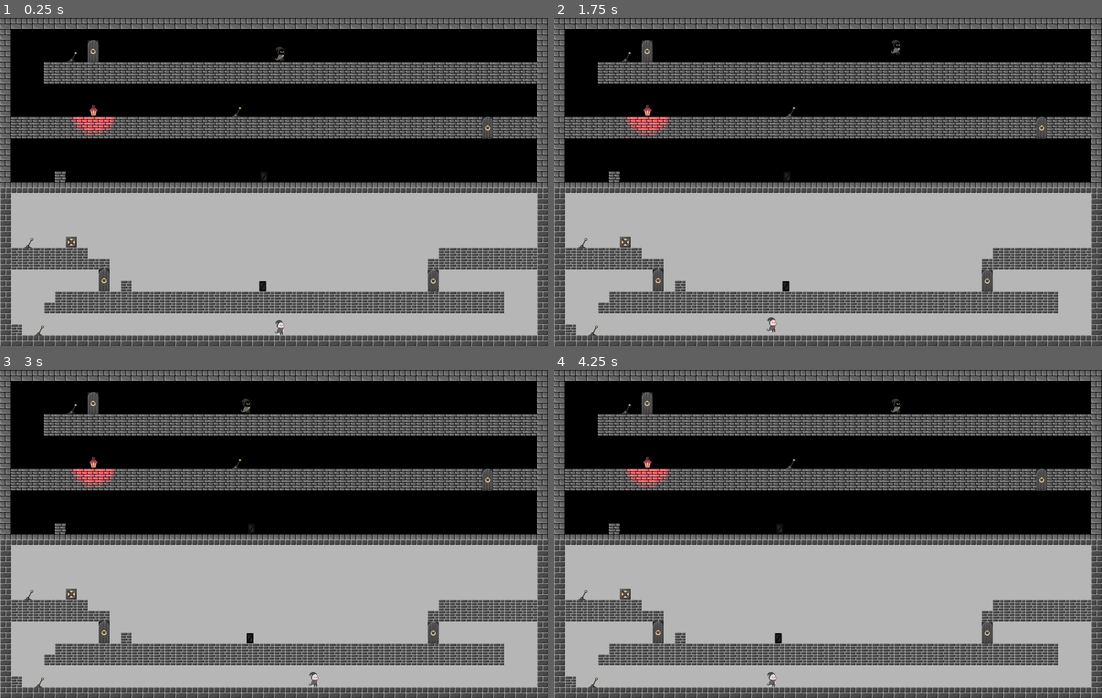
Above: before the commit, frames 1-4 (two rows, left to right).
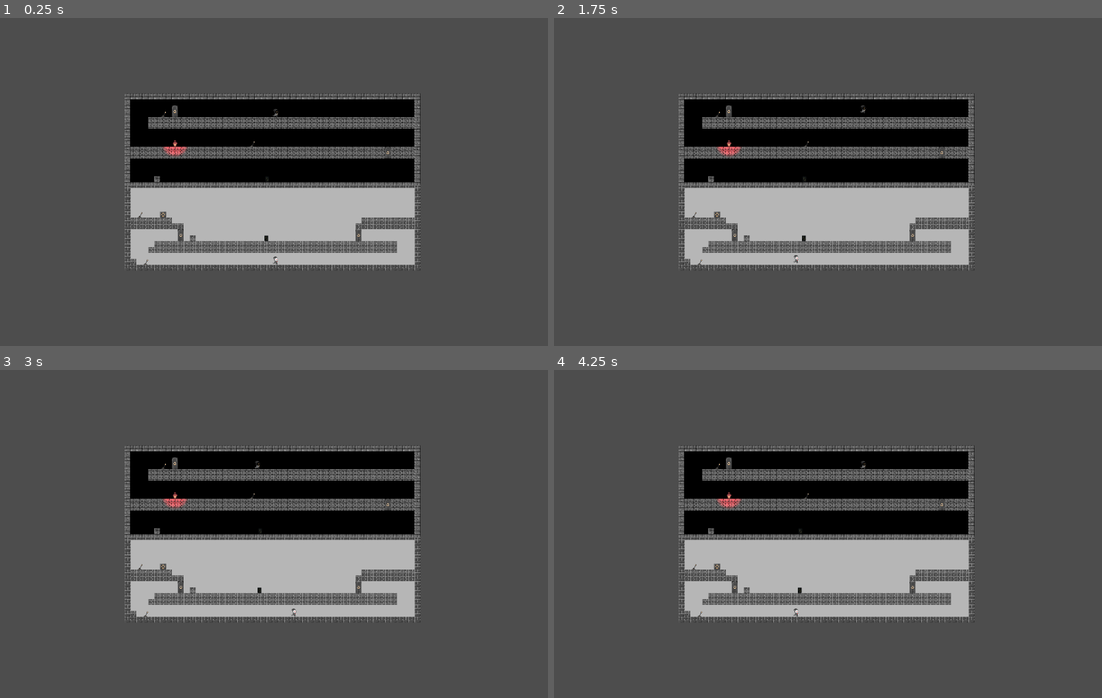
Above: after the commit, the same moments.

Repository: BrianGerardi/LaLuzYLaSombraGameJam
Game: Godot game, scene res://Escenas/Niveles/Nivel5.tscn
The game is run twice, just before and just after one commit, with the same random seed, the same clock (stepped at 60 frames per second) and the same inputs. The project has no main scene, so this scene is started directly.
Inputs:
- Up to frame 1 (0.25 s): no input
- Up to frame 2 (1.75 s): hold D (mover_derecha) from 0.53 s (still down); tap F (accion) at 0.6 s; tap Space (saltar) at 0.77, 1.52 s; tap Shift (correr) at 1.35 s
- Up to frame 3 (3 s): release D (mover_derecha) at 2.03 s; hold A (mover_izquierda) 2.03-2.78 s; tap R (reiniciar) at 2.1 s; hold D (mover_derecha) from 2.78 s (still down); tap F (accion) at 2.85 s
- Up to frame 4 (4.25 s): keep holding D (mover_derecha); tap Space (saltar) at 3.02, 3.77 s; hold Shift (correr) from 3.53 s (still down)

The runs differ from the first frame. In frame 1, 66% of the frame differs, in the area x 0-100%, y 0-100%; in frame 2, 66%; in frame 3, 66%; in frame 4, 66%.

Commit message:
ultimos cambios necesarios para la rama de backup

Diff:
--- a/Escenas/Niveles/Nivel5.tscn
+++ b/Escenas/Niveles/Nivel5.tscn
@@ -1643,3 +1643,7 @@
 
 [node name="Enemy_aparicion2" parent="." instance=ExtResource("10_xljyr")]
 position = Vector2(782, 768)
+
+[node name="Camera2D" type="Camera2D" parent="."]
+position = Vector2(808, 480)
+zoom = Vector2(0.54, 0.54)
--- a/Escenas/puerta.tscn
+++ b/Escenas/puerta.tscn
@@ -47,3 +47,6 @@
 unique_name_in_owner = true
 sprite_frames = SubResource("SpriteFrames_imcla")
 animation = &"abrir"
+
+[node name="AudioPuerta" type="AudioStreamPlayer" parent="."]
+unique_name_in_owner = true
--- a/puerta.gd
+++ b/puerta.gd
@@ -30,4 +30,4 @@
 		collision_puerta_abierta.set_deferred("disabled", false)
 		print("puerta cerrada")
 		puerta_abierta = false
-	%AudioPuerta.play() #siempre verificar que agregamos el audio arrastrando el archivo al editor
+#	%AudioPuerta.play() #siempre verificar que agregamos el audio arrastrando el archivo al editor
